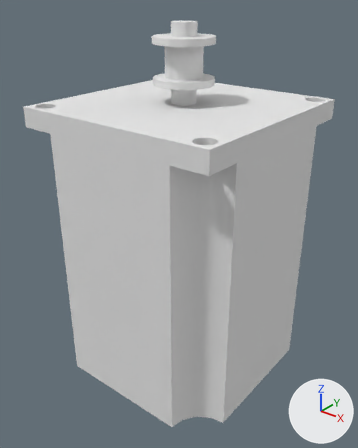
One commit to the OBJ model laserparts/models/zMotor.obj: the scene before it, then after it.
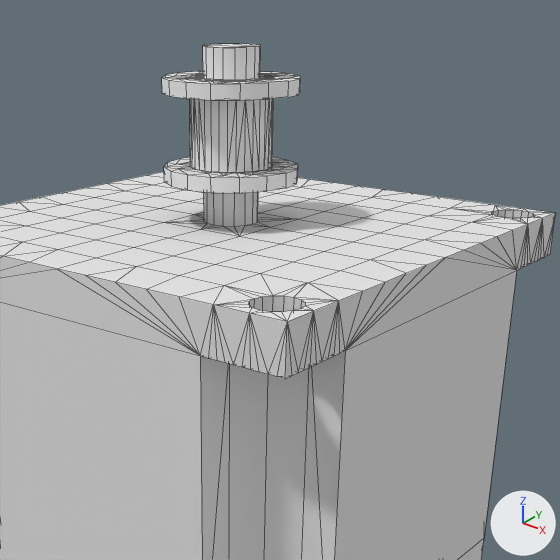
Each version is shown whole from a camera (50 mm lens) standing at (24.79, 8.5, 32.73) and looking at (21.75, 12.31, 30.36), then close up on the part from 21% to 94% of the width and 0% to 58% of the height. Lighting does not change. The marker at lower right points along +X, +Y and +Z. The close-ups show mesh edges as thin lines. Where no turn or scale is listed for an object, it has been applied to the vertices. Vertices at the same position are counted once.

Names of what the first close-up shows: 'zMotor'.
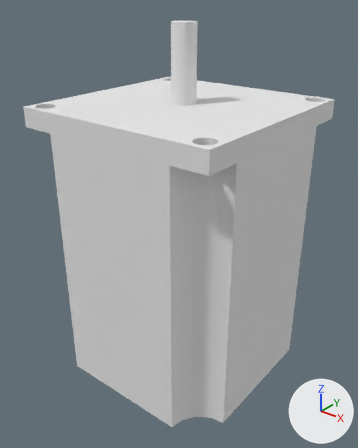
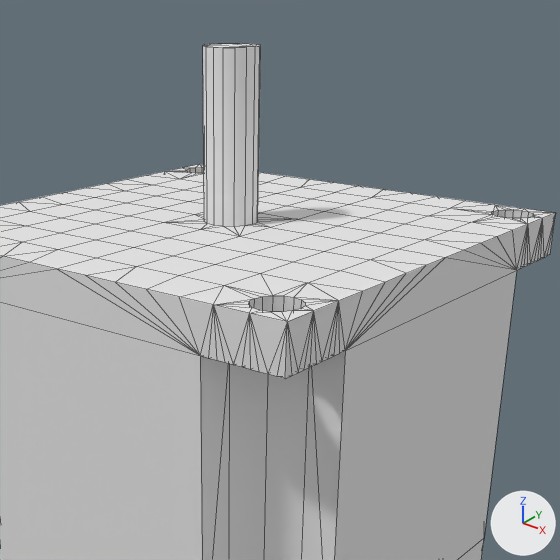
Location of each change, (x1, y1, x2, y2) in pixels of the close-ups (560 x 560 px):
part 1 of me_zmotor, deleted: before (162, 71, 301, 193)

Edits to the bpy script that builds the scene:
```text
Change me_zmotor:
    where me_zmotor.from_pydata(...)  # 792 vertices, 1341 faces; spans x 20.63..22.83, y 11.31..13.51, z 28.66..32.41
    used by ob_zmotor; location = (0.0, 0.0, 0.0)
    me_zmotor part 1: the loose piece of 328 vertices spanning x 21.43..22.04, y 12.1..12.71, z 31.84..32.28 is deleted
```
